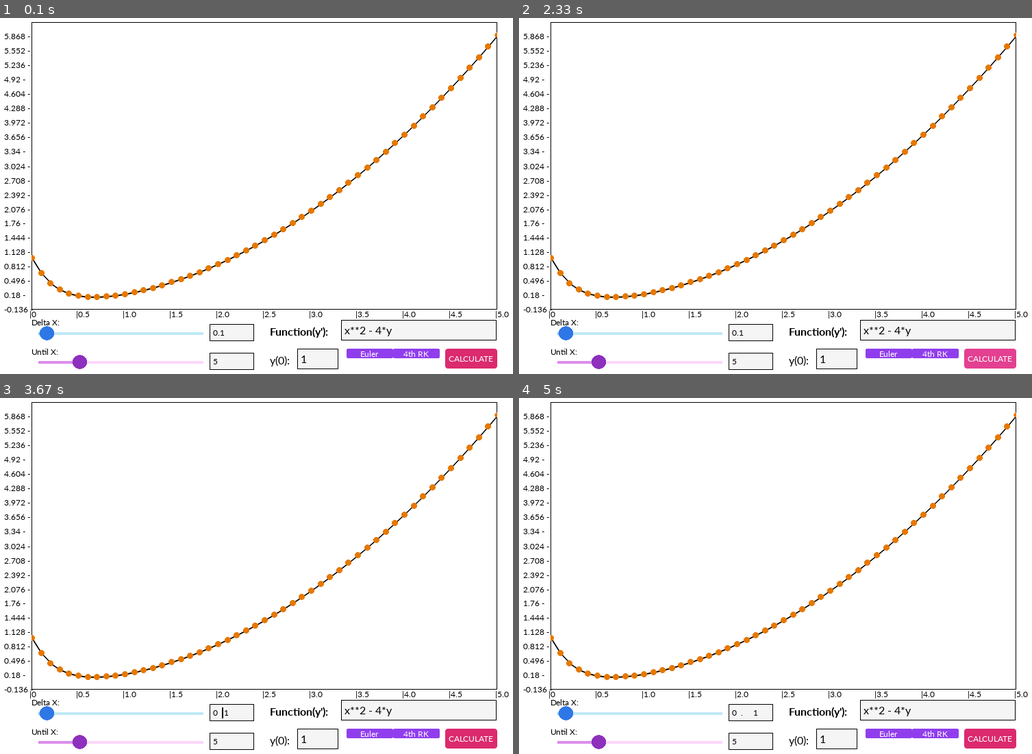
Above: before the commit, frames 1-4 (two rows, left to right).
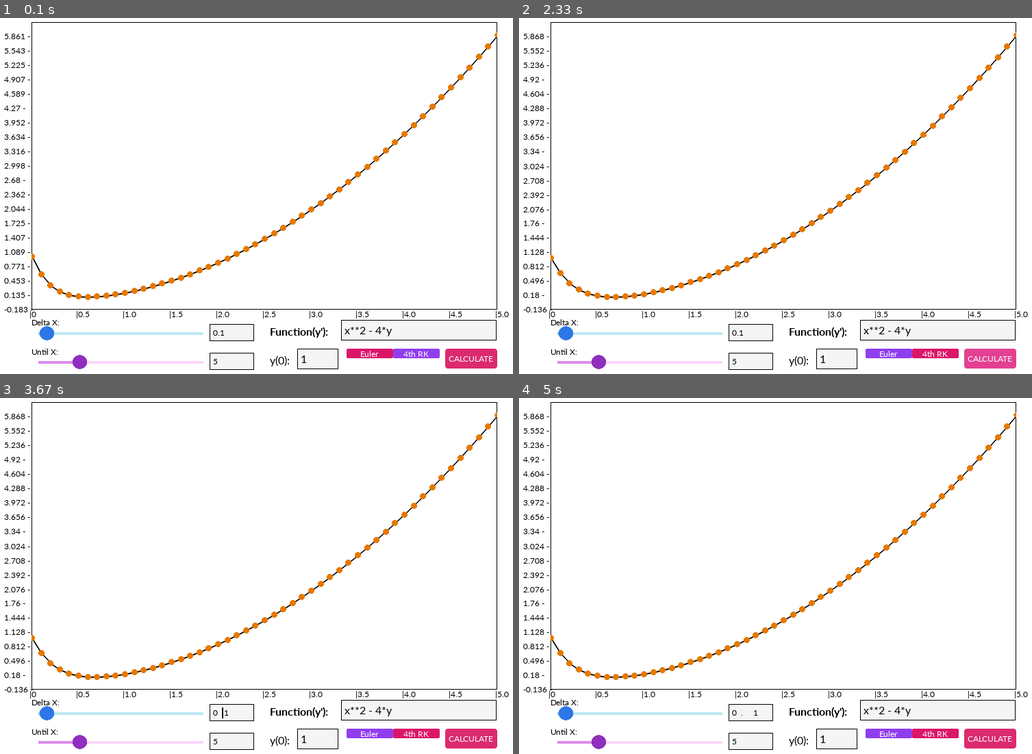
Above: after the commit, the same moments.

Repository: nakamarusun/CompMathIVPSem2
Game: pygame game, started from src/Main.py
The game is run twice, just before and just after one commit, with the same random seed, the same clock (stepped at 60 frames per second) and the same inputs.
Inputs (mouse positions are in pixels of both pictures, inside the frame that each line leads up to):
- Up to frame 1 (0.1 s): no input
- Up to frame 2 (2.33 s): click (934, 352) at 0.38 s; click (934, 352) at 0.72 s; click (990, 359) at 2.05 s
- Up to frame 3 (3.67 s): click (230, 711) at 2.38 s; hold Left 2.67-3.2 s; hold Left 3.23-3.63 s; tap Space at 3.3, 3.6 s
- Up to frame 4 (5 s): hold Right 3.67-4.3 s; tap Space at 3.73, 4.03, 4.4, 4.7, 4.9 s; hold Left 4.33-4.8 s; hold Right from 4.83 s (still down)

The runs differ from the first frame. In frame 1, 1.5% of the frame differs, in the area x 0-95%, y 4-96%; in frame 2, 0.2%; in frame 3, 0.2%; in frame 4, 0.2%.

Commit message:
Added ToggleList. A container of ToggleButtons to ensure only one is pressed

Diff:
--- a/src/Pygame/MathRoom.py
+++ b/src/Pygame/MathRoom.py
@@ -7,6 +7,7 @@
 from Pygame.TextField import TextField
 from Pygame.TextLabel import TextLabel
 from Pygame.ToggleButton import ToggleButton
+from Pygame.ToggleList import ToggleList
 import MathUtil
 import math
 import string
@@ -24,7 +25,7 @@
 
     # 0 = Euler
     # 1 = 4th Order Runge Kutta
-    functionMode = 1
+    functionMode = 0
 
     xArr = [] # The x plot in the graph.
     yArr = [] # The y plot in the graph.
@@ -100,10 +101,14 @@
         GVar.mainScreenBuffer.blit(self.functionCanvasSurface, [(GVar.resolution[0] / 2) - (GVar.resolution[0] * self.ratio[0] / 2), GVar.resolution[1] * 0.1]) # Draws into the main screen buffer in the middle.
         self.drawNumbers()
 
+    def setFunctionMode(self, mode):
+        self.functionMode = mode
+
 class MainSurface():
 
     interactableList = []
 
+    # Interactable object list
     deltaXSlider = None
     untilXSlider = None
 
@@ -118,6 +123,8 @@
 
     eulerToggle = None
     rungeKuttaToggle = None
+
+    algorithmToggleList = None
 
     functionError = None # If the inputted function by the user cannot be parsed / produces an error, print this message.
 
@@ -172,12 +179,16 @@
         self.interactableList.append(self.calculateButton)
 
         # Toggle buttons for calculation Methods
-        self.eulerToggle = ToggleButton(lambda : print("Calculated"),
+        self.eulerToggle = ToggleButton(lambda : canvasSurface.setFunctionMode(0),
          GVar.mainScreenBuffer, [GVar.resolution[0] * 0.65, GVar.resolution[1] * 0.91 - 9], "Euler", GVar.defFont, [GVar.resolution[0] * 0.085, 29/2], (144, 62, 237), True, (116, 57, 227), (219, 22, 104))
         self.interactableList.append(self.eulerToggle)
-        self.rungeKuttaToggle = ToggleButton(lambda : print("Calculated"),
+        self.rungeKuttaToggle = ToggleButton(lambda : canvasSurface.setFunctionMode(1),
          GVar.mainScreenBuffer, [GVar.resolution[0] * 0.65 + GVar.resolution[0] * 0.085, GVar.resolution[1] * 0.91 - 9], "4th RK", GVar.defFont, [GVar.resolution[0] * 0.085, 29/2], (144, 62, 237), True, (116, 57, 227), (219, 22, 104))
         self.interactableList.append(self.rungeKuttaToggle)
+
+        # Toggle button controller
+        self.algorithmToggleList = ToggleList([self.eulerToggle, self.rungeKuttaToggle], self.eulerToggle, self.changeFunctionMode)
+        self.interactableList.append(self.algorithmToggleList)
 
     def update(self):
         # Do all checks here
@@ -205,6 +216,7 @@
 
         if (GVar.isVideoResized):
             self.redrawAll()
+
         # Draws buttons and detects any button press
         for interactable in self.interactableList:
             interactable.update()
@@ -216,6 +228,7 @@
         # Checks if there is any function error
         if (self.functionError != None):
             GVar.mainScreenBuffer.blit(GVar.defFont24Bold.render(self.functionError, True, (255, 0, 0)), [20, 50])
+
 
     def renewXSlider(self):
         try:
@@ -270,7 +283,7 @@
 
         for i in range(len(newFun)):
             try:
-                if ((newFun[i] in (string.digits + "e)") and (newFun[i+1] == "x" or newFun[i+1] == "y")) or ((newFun[i] == "x" or newFun[i] == "y") and newFun[i+1] == "(")): # Adds asterisk to numbers, e and ")" with no asterisk, and x or y with "("
+                if ((newFun[i] in (string.digits + "e)") and (newFun[i+1] == "x" or newFun[i+1] == "y" or newFun[i+1] == "e")) or ((newFun[i] == "x" or newFun[i] == "y") and newFun[i+1] == "(")): # Adds asterisk to numbers, e and ")" with no asterisk, and x or y with "("
                     newFun = newFun[:i + 1] + "*" + newFun[i + 1:]
                 elif (newFun[i] == "^"):
                     newFun = newFun[:i] + "**" + newFun[i + 1:] # Changes ^ to double asterisk
@@ -294,6 +307,10 @@
 
         canvasSurface.redrawSurface()
 
+    def changeFunctionMode(self):
+        canvasSurface.redrawSurface()
+        canvasSurface.update()
+
 canvasSurface = CanvasSurface()
 mainSurface = MainSurface()
 
--- a/src/Pygame/ToggleButton.py
+++ b/src/Pygame/ToggleButton.py
@@ -9,17 +9,23 @@
 
     toggleColor = (125, 125, 125)
 
-    toggled = False
-
     def __init__(self, funcToRun, surface, coords, text, font, size, color, hoverAnim=False, hoverColor=(0, 0, 0), toggleColor=(125, 125, 125)):
         self.toggleColor = toggleColor
         super().__init__(funcToRun, surface, coords, text, font, size, color, hoverAnim, hoverColor)
 
     def update(self):
+        pressedStateBefore = self.pressed
         super().update()
         if (self.pressed):
             self.color = self.toggleColor
             self.redrawButton()
+            # Activates script
+            if (pressedStateBefore == False and self.pressed == True):
+                self.funcToRun()
 
     def isToggled(self):
         return self.pressed
+
+    def toggle(self):
+        self.pressed = not self.pressed
+        self.redrawButton()
--- /dev/null
+++ b/src/Pygame/ToggleList.py
@@ -0,0 +1,42 @@
+
+class ToggleList:
+    # This class controls a collection of toggle buttons. Letting only one to be activated.
+
+    toggleList = []
+
+    activeButton = None # Returns the currently active button.
+
+    funcWhenChanged = None # Runs the function when a new button is toggled
+
+    def __init__(self, toggleList, activeButton, funcWhenChanged):
+        self.toggleList = toggleList
+        self.activeButton = activeButton
+        self.funcWhenChanged = funcWhenChanged
+        for i in toggleList: # Deactivates every button
+            i.pressed = False
+        self.activeButton.pressed = True # Activates the specified button
+
+    def update(self):
+        # Detects any changes when any other toggle buttons is pressed other than the current active button.
+        for toggle in self.toggleList:
+            # if (toggle == self.activeButton):
+            #     continue
+            # if (toggle.pressed == True):
+            #     self.activeButton.toggle()
+            #     self.activeButton = toggle
+            #     self.activeButton.toggle()
+            #     self.funcWhenChanged()
+            #     break
+            if (toggle.pressed == False and toggle == self.activeButton):
+                toggle.pressed = True
+                toggle.redrawButton()
+                continue
+            if (toggle == self.activeButton):
+                continue
+            elif (toggle.pressed == True):
+                self.activeButton.pressed = False
+                self.activeButton.color = self.activeButton.initColor
+                self.activeButton.redrawButton()
+                self.activeButton = toggle
+                self.funcWhenChanged()
+                break
